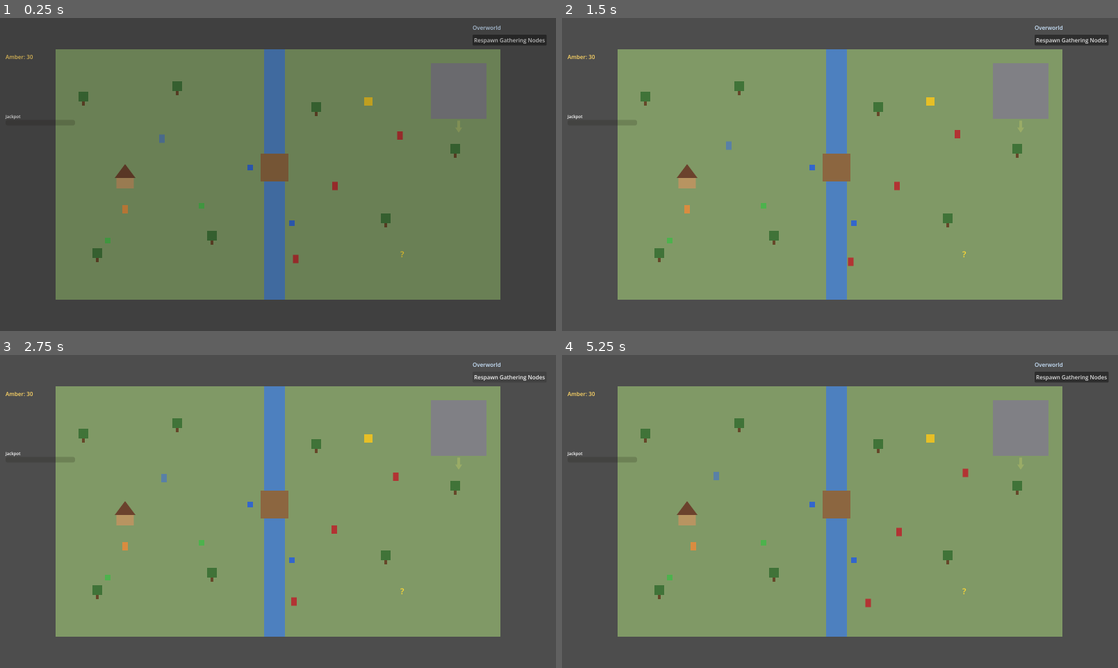
Above: before the commit, frames 1-4 (two rows, left to right).
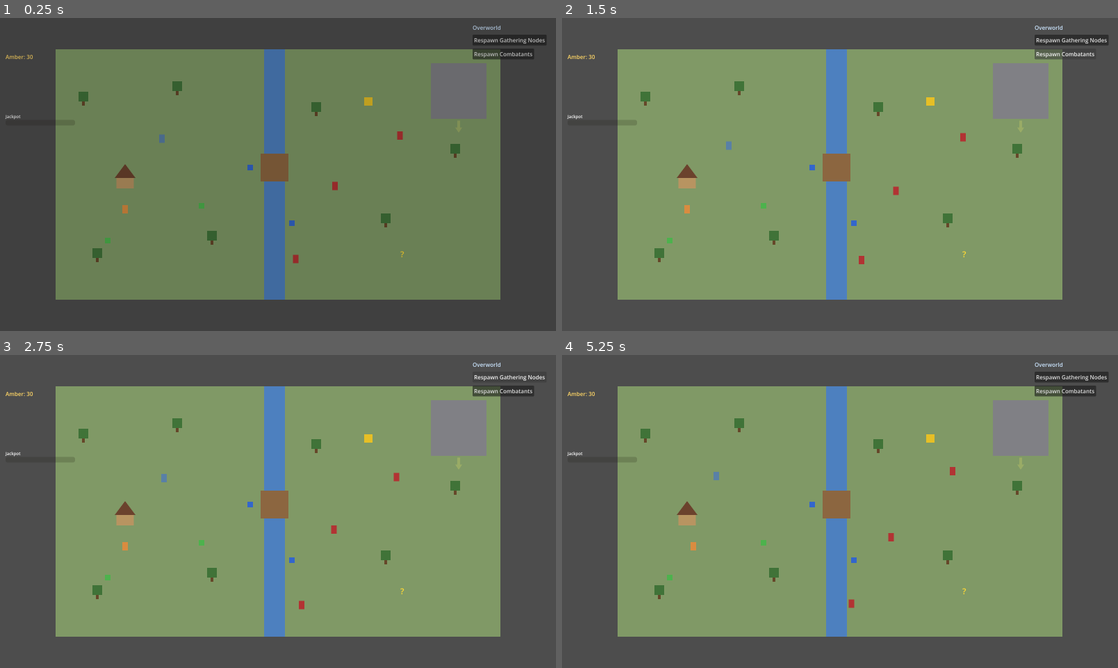
Above: after the commit, the same moments.

Repository: djkipyaboy/bunnies
Game: Godot game, scene res://world/overworld_demo.tscn
Two runs of this game, one before a commit and one after it. Both use one fixed random seed, a clock stepped at 60 frames per second and the inputs below. This scene is started directly instead of the project's main scene.
Inputs (mouse positions are in pixels of both pictures, inside the frame that each line leads up to):
- Up to frame 1 (0.25 s): no input
- Up to frame 2 (1.5 s): click "Respawn Gathering Nodes" at 0.5 s; click (1067, 55) at 1.25 s, where only the run after the commit has a clickable "Respawn Combatants"
- Up to frame 3 (2.75 s): click "Respawn Gathering Nodes" at 2 s
- Up to frame 4 (5.25 s): click "Respawn Gathering Nodes" at 2.75 s; click (1067, 392) at 3.5 s, where only the run after the commit has a clickable "Respawn Combatants"; click (1067, 392) at 4.25 s, where only the run after the commit has a clickable "Respawn Combatants"; move the mouse to (962, 495) at 5.02 s; hold D (move_right) from 5.03 s (still down); hold E (interact) from 5.03 s (still down); click (962, 495) at 5.17 s

The runs differ from the first frame. In frame 1, 0.4% of the frame differs, in the area x 85-96%, y 9-14%; in frame 2, 0.4%; in frame 3, 0.4%; in frame 4, 0.5%, in the area x 51-96%, y 9-81%.

Commit message:
feat(playtest): companions/bench at level 4, add "Respawn Combatants" debug button
Player request for playtest round 2: raise the demo companion/bench
level from 3 to 4 (matching the PC's own level-4 override) so every
class shows its full early ability kit, not just Warrior/Skirmisher's.

Add a "Respawn Combatants" debug button to overworld_demo.gd, same
precedent as the existing "Respawn Gathering Nodes" button, so a single
playtest session isn't limited to just the 3 overworld fights + the
random encounter before running out of things to fight. Extracted
_place_overworld_combatants() out of _build_npcs() to share the
free-then-recreate logic between initial placement and the debug
button.

Diff:
--- a/tests/test_companion_talent_survives_bench.gd
+++ b/tests/test_companion_talent_survives_bench.gd
@@ -27,7 +27,7 @@
 		var town: TownDemo = _instance
 		_check(town._companions.size() == 1, "sanity: town seeds exactly 1 active companion")
 		_companion = town._companions[0]
-		_companion.level = 10   # unlock every row so a pick is possible (default seed level is 3)
+		_companion.level = 10   # unlock every row so a pick is possible (default seed level is 4)
 
 		town._toggle_talents()
 		_check(town._talent_panel.press_party_tab_for_test(1), "switching to the companion's tab succeeds")
--- /dev/null
+++ b/tests/test_overworld_demo_respawn_combatants.gd
@@ -0,0 +1,54 @@
+# tests/test_overworld_demo_respawn_combatants.gd
+extends SceneTree
+
+## Headless test for the "Respawn Combatants" debug button (2026-08-13 playtest round 2 request) --
+## mirrors tests/test_overworld_demo_respawn_gathering_nodes.gd's real-scene-instance technique.
+## Simulates a defeated encounter directly (mark_defeated() + freeing the live node) rather than
+## driving a full combat round-trip -- that combat-win path is already covered elsewhere; this test
+## is only about the debug button's own respawn logic.
+
+var _failures: int = 0
+func _check(c: bool, l: String) -> void:
+	if c: print("  ok: ", l)
+	else: _failures += 1; push_error("FAIL: " + l); print("  FAIL: ", l)
+
+func _initialize() -> void:
+	var combat_handoff: Node = get_root().get_node("CombatHandoff")
+	combat_handoff.defeated_encounter_ids = [] as Array[StringName]
+	combat_handoff.event_log_entries = [] as Array[Dictionary]
+
+	var scene: PackedScene = load("res://world/overworld_demo.tscn")
+	var demo: OverworldDemo = scene.instantiate()
+	get_root().add_child(demo)
+	await process_frame
+	await process_frame
+
+	var rat: Node = demo.get_node("World/OverworldRat")
+	_check(rat != null, "OverworldRat exists before defeat")
+	var ambush: Node = demo.get_node("World/BanditAmbush")
+	_check(ambush != null, "BanditAmbush exists before defeat")
+
+	combat_handoff.mark_defeated(&"OverworldRat")
+	combat_handoff.mark_defeated(&"BanditAmbush")
+	demo.get_node("World").remove_child(rat)
+	rat.queue_free()
+	demo.get_node("World").remove_child(ambush)
+	ambush.queue_free()
+	await process_frame
+	_check(demo.get_node_or_null("World/OverworldRat") == null, "OverworldRat removed after simulated defeat")
+	_check(demo.get_node_or_null("World/BanditAmbush") == null, "BanditAmbush removed after simulated defeat")
+
+	demo.press_respawn_combatants_for_test()
+	await process_frame
+	_check(not combat_handoff.is_defeated(&"OverworldRat"), "respawn clears OverworldRat's defeated flag")
+	_check(not combat_handoff.is_defeated(&"BanditAmbush"), "respawn clears BanditAmbush's defeated flag")
+	var respawned_rat: Node = demo.get_node_or_null("World/OverworldRat")
+	_check(respawned_rat != null, "respawn re-creates OverworldRat in the tree")
+	_check(respawned_rat != rat, "the respawned rat is a fresh instance, not the freed original")
+	_check(demo.get_node_or_null("World/BanditAmbush") != null, "respawn re-creates BanditAmbush in the tree")
+
+	_check(demo.get_node_or_null("World/OverworldFerret") != null, "respawn leaves an already-alive combatant (OverworldFerret) in place")
+	_check(demo.get_node_or_null("World/OverworldStoat") != null, "respawn leaves an already-alive combatant (OverworldStoat) in place")
+
+	print(("RESPAWN COMBATANTS TEST PASSED" if _failures == 0 else "RESPAWN COMBATANTS TEST FAILED: %d" % _failures))
+	quit(_failures)
--- a/tests/test_town_demo_endgame_level_up.gd
+++ b/tests/test_town_demo_endgame_level_up.gd
@@ -21,10 +21,10 @@
 
 	_check(_town._pc_combatant.level == 9, "sanity: the demo seeds the PC at level 9")
 	_check(_town._companions.size() > 0, "sanity: the demo seeds at least 1 active companion")
-	_check(_town._companions[0].level == 3, "sanity: the demo seeds the active companion at level 3")
+	_check(_town._companions[0].level == 4, "sanity: the demo seeds the active companion at level 4")
 	_check(_town._bench.size() > 0, "sanity: the demo seeds a non-empty bench")
 	for c: Combatant in _town._bench:
-		_check(c.level == 3, "sanity: every benched companion starts at level 3 (%s)" % c.display_name)
+		_check(c.level == 4, "sanity: every benched companion starts at level 4 (%s)" % c.display_name)
 
 	_town._on_board_opened([])   # real production entry point (ignores its arg, recomputes fresh)
 	_check(_town._board_panel.visible, "the real Adventuring Board opens")
--- a/world/inventory_demo_setup.gd
+++ b/world/inventory_demo_setup.gd
@@ -19,11 +19,15 @@
 
 	var companion: Combatant = ClassLibrary.make(&"skirmisher").build_combatant(true)
 	companion.display_name = "Basil"
-	companion.level = 3   # can equip Common/Uncommon only — exercises a visible level-gate rejection
+	# [ASSUMPTION] playtest-only (2026-08-13 playtest round 2 request): raised from 3 to 4, matching
+	# the pc_override level-4 override above, so every companion/bench class also shows its full
+	# early ability kit — this replaces the level-3 "can equip Common/Uncommon only" level-gate demo
+	# this value used to also exercise; that scenario can be re-created by hand if needed later.
+	companion.level = 4
 
 	# Precreated companion bench (2026-07-12 Party Selection work) — one per remaining class
 	# (everything except the PC's own class and the already-in-party Skirmisher/Basil), all at
-	# level 3 like Basil — base ability + Ultimate only, no L5/L7/L9 kit, per player direction.
+	# level 4 like Basil (raised from 3, see above) — base ability + Ultimate + L2/L3/L4 kit.
 	# Excludes pc.class_id (not a hardcoded &"warrior") since pc can now be ANY class, via
 	# pc_override (2026-08-13 start-menu spec) — a hardcoded &"warrior" exclusion would wrongly keep
 	# excluding Warrior and wrongly include a duplicate of whatever class the real PC actually is.
@@ -32,7 +36,7 @@
 		if class_id == pc.class_id or class_id == &"skirmisher":
 			continue
 		var recruit: Combatant = ClassLibrary.make(class_id).build_combatant(true)
-		recruit.level = 3
+		recruit.level = 4
 		bench.append(recruit)
 
 	var inv: PartyInventory = PartyInventory.new()
--- a/world/overworld_demo.gd
+++ b/world/overworld_demo.gd
@@ -47,6 +47,7 @@
 var _fishing_panel: FishingPanel
 var _event_log_panel: EventLogPanel
 var _respawn_gathering_button: Button
+var _respawn_combatants_button: Button
 
 var _pc_combatant: Combatant
 var _companions: Array = []
@@ -361,6 +362,16 @@
 	_respawn_gathering_button.pressed.connect(_on_respawn_gathering_nodes_pressed)
 	ui.add_child(_respawn_gathering_button)
 
+	# "Respawn Combatants" debug button (2026-08-13 playtest round 2 request) -- same precedent as
+	# "Respawn Gathering Nodes" directly above: a single playtest session was otherwise limited to
+	# just the 3 overworld fights + the random encounter before running out of things to fight.
+	_respawn_combatants_button = Button.new()
+	_respawn_combatants_button.text = "Respawn Combatants"
+	_respawn_combatants_button.position = Vector2(1360, 88)
+	_respawn_combatants_button.tooltip_text = "Debug: re-place the rat/ferret/stoat and the bandit ambush so playtesters can keep fighting without relaunching."
+	_respawn_combatants_button.pressed.connect(_on_respawn_combatants_pressed)
+	ui.add_child(_respawn_combatants_button)
+
 	# Playtest-found gap (2026-07-18): Amber only ever showed on the InventoryMenuPanel's Stats
 	# tab, which the player didn't notice — a persistent, always-visible readout is more legible
 	# than a value hidden behind a panel toggle. Refreshed every _process() tick (below).
@@ -456,11 +467,7 @@
 	# every tree/mountain/village collider by more than the default 48px wander_leash_radius —
 	# the previous (500, 550) placement was only ~41px from the (450, 550) tree's collider,
 	# close enough that a wander target could land inside it, visibly sticking the rat in place.
-	_place_overworld_enemy("OverworldRat", [&"rat"], Vector2(800, 400))
-	# More overworld encounter variety (player direction 2026-07-12): ferret/stoat were already
-	# authored in EnemyLibrary but never placed. Positions clear of every collider/other NPC above.
-	_place_overworld_enemy("OverworldFerret", [&"ferret"], Vector2(1000, 250))
-	_place_overworld_enemy("OverworldStoat", [&"stoat"], Vector2(700, 600))
+	_place_overworld_combatants()
 
 	if not _handoff().is_defeated(&"ShinyTrinket"):
 		var reward := RewardPickup.new()
@@ -483,6 +490,25 @@
 	_world.add_child(wanderer)
 
 	_place_gathering_nodes()
+
+## Extracted from _build_npcs() (2026-08-13 playtest round 2 request) so the "Respawn Combatants"
+## debug button can re-run placement on demand without duplicating existing live nodes -- same
+## free-then-recreate pattern _place_gathering_nodes() already established for its own debug
+## button. Covers every fightable overworld encounter: the 3 placed OverworldEnemy roamers plus the
+## Slay-the-Spire-style "?" random encounter (bandit_ambush) -- NOT the ShinyTrinket reward pickup,
+## which isn't a combatant.
+func _place_overworld_combatants() -> void:
+	for existing_name in ["OverworldRat", "OverworldFerret", "OverworldStoat", "BanditAmbush"]:
+		var existing: Node = _world.get_node_or_null(existing_name)
+		if existing != null:
+			_world.remove_child(existing)
+			existing.queue_free()
+
+	_place_overworld_enemy("OverworldRat", [&"rat"], Vector2(800, 400))
+	# More overworld encounter variety (player direction 2026-07-12): ferret/stoat were already
+	# authored in EnemyLibrary but never placed. Positions clear of every collider/other NPC above.
+	_place_overworld_enemy("OverworldFerret", [&"ferret"], Vector2(1000, 250))
+	_place_overworld_enemy("OverworldStoat", [&"stoat"], Vector2(700, 600))
 
 	# Slay-the-Spire-style "?" random encounter (player direction 2026-07-12) — one authored
 	# example (bandit_ambush) for this playtest. Positioned clear of every collider/other NPC.
@@ -854,3 +880,12 @@
 
 func press_respawn_gathering_nodes_for_test() -> void:
 	_respawn_gathering_button.pressed.emit()
+
+func _on_respawn_combatants_pressed() -> void:
+	for encounter_id: StringName in [&"OverworldRat", &"OverworldFerret", &"OverworldStoat", &"BanditAmbush"]:
+		_handoff().unmark_defeated(encounter_id)
+	_place_overworld_combatants()
+	_handoff().log_event("Debug: respawned overworld combatants", _handoff().CATEGORY_COMBAT)
+
+func press_respawn_combatants_for_test() -> void:
+	_respawn_combatants_button.pressed.emit()
